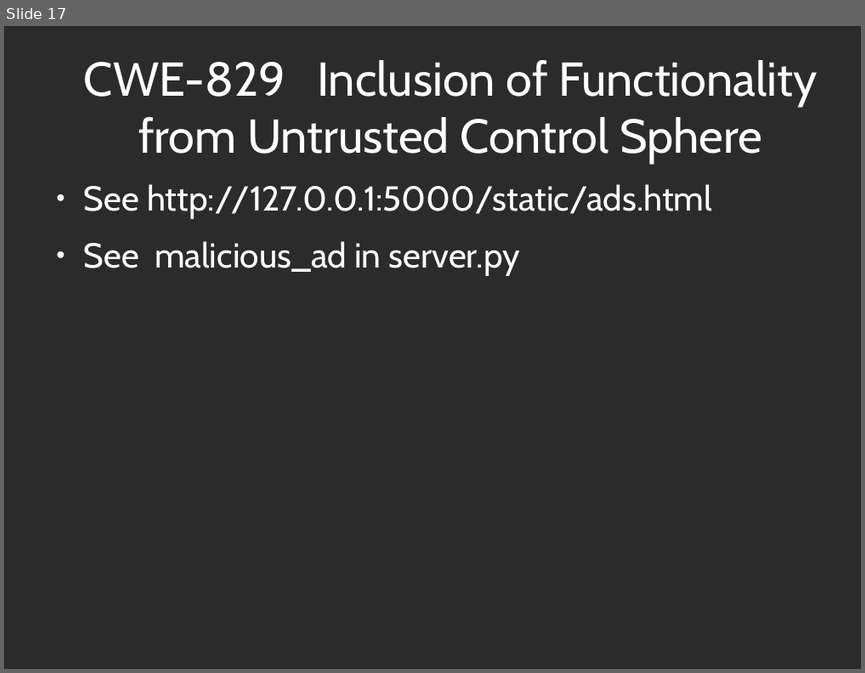
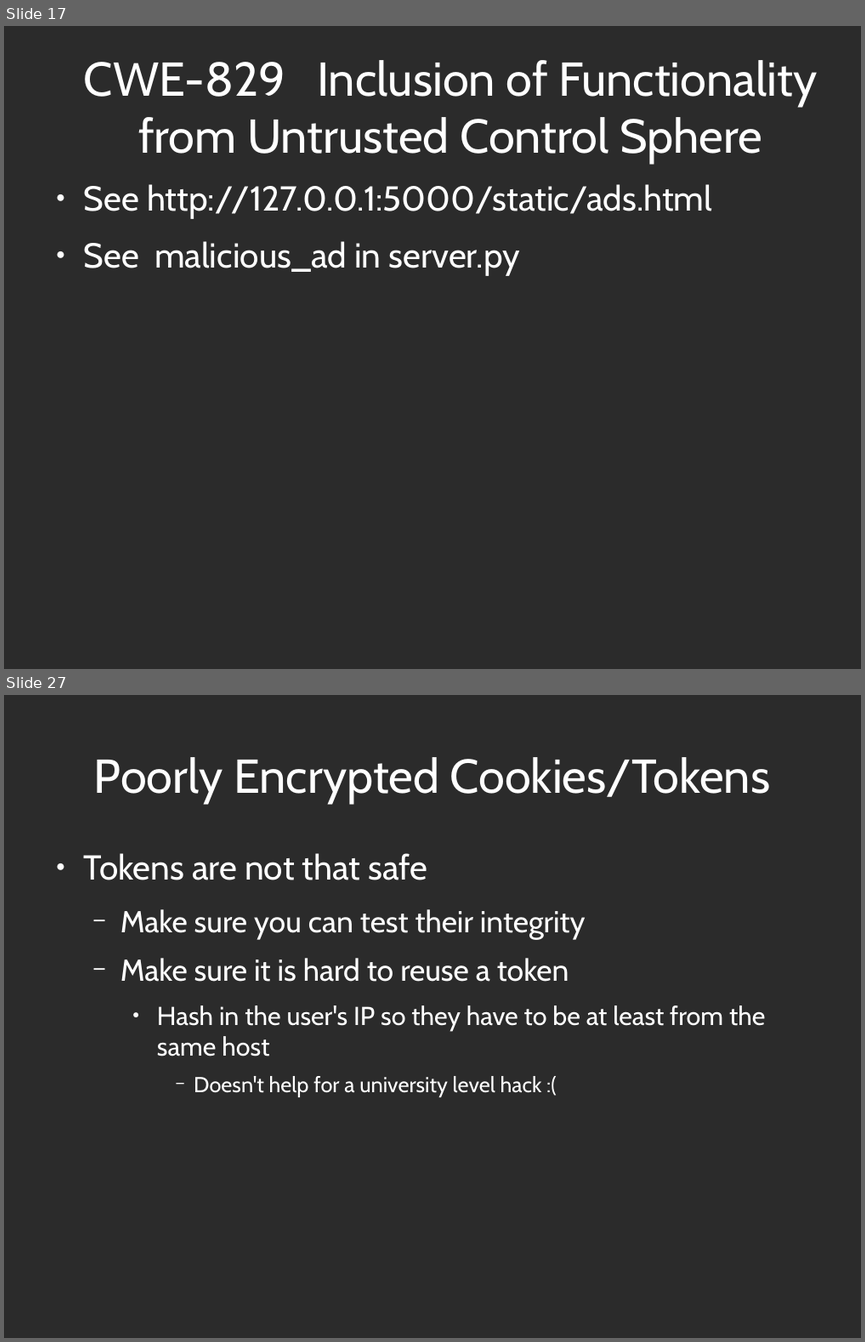
Before and after one commit to abramhindle/CMPUT404-Web-Security, a slide deck: 11-Security.odp. Shown one above the other, each under a label of ours: slide 17 before the commit, slides 17 and 27 after it; the slides between them are not shown. The pictures are 865x673 and 865x1342 pixels, drawn with LibreOffice and Linux fonts; fonts in the diff are those of the drawing; background and template pictures are left out; a plain dark background stands for a picture behind light text. Boxes give left, top, right and bottom in pixels: in the first picture for what was removed or moved away, otherwise in the second. Text is boxed around its words. In the diff, an @@ line names an element or a change of style, - is before the commit and + after.

```diff
--- a/11-Security.odp
+++ b/11-Security.odp
@@ slide 27 added at [4,695,861,1338], background picture (left out) @@
@@ title added at [94,757,770,804], 44 pt, text #FFFFFF @@
+Poorly Encrypted Cookies/Tokens
@@ text added at [84,853,765,1097], 28 pt, text #FFFFFF @@
+● Tokens are not that safe
+  − Make sure you can test their integrity
+  − Make sure it is hard to reuse a token
+    ● Hash in the user's IP so they have to be at least from the same host
+      − Doesn't help for a university level hack :(
```
Also in this commit, not shown: 15 other slides added, 5 slides removed, 4 other files.
